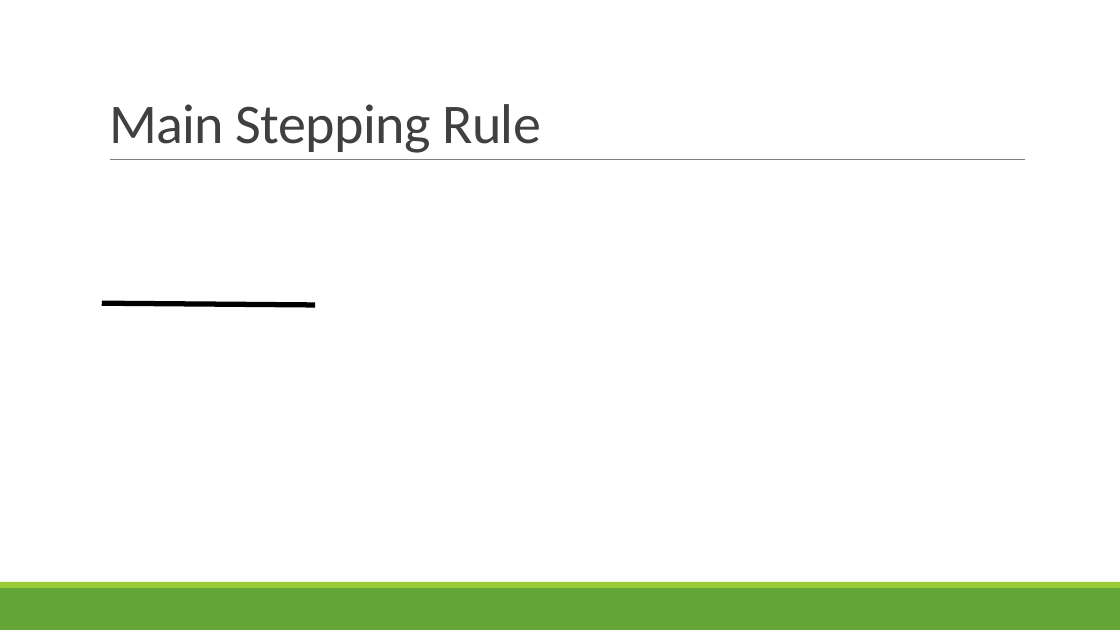
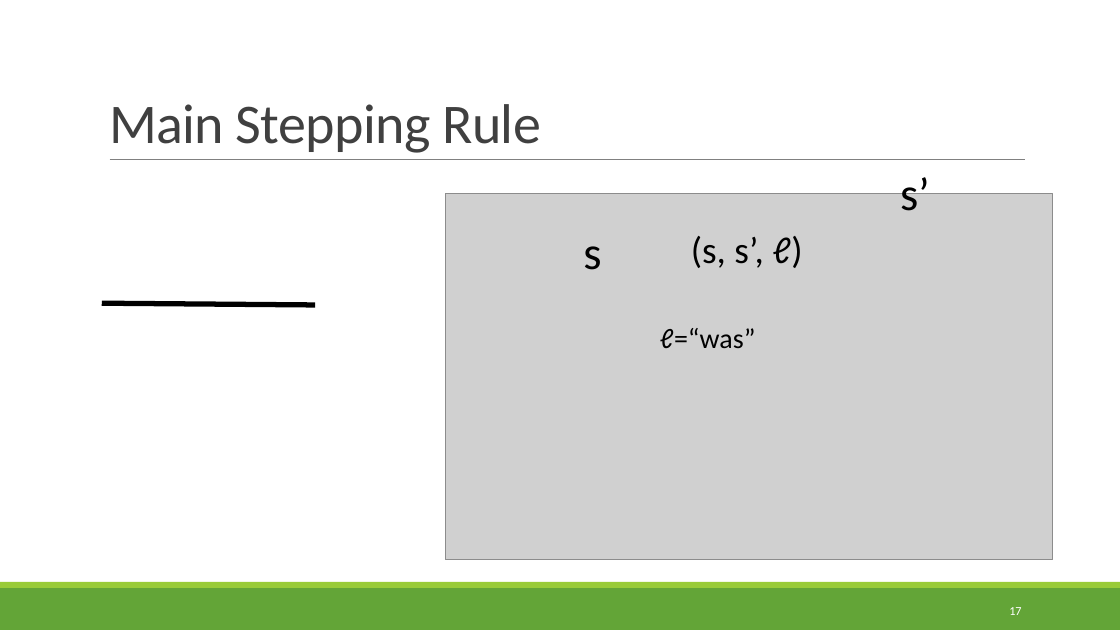
Before and after one commit to rbohrer/pl-course, a slide deck: slide 17 of LectureSlides/12Play.pptx (slide 14 before the commit). Drawn at 1120x630 pixels with LibreOffice and Linux fonts; fonts in the diff are those of the drawing; grey boxes stand for pictures. Boxes give left, top, right and bottom in pixels: in the first picture for what was removed or moved away, otherwise in the second. Text is boxed around its words. In the diff, an @@ line names an element or a change of style, - is before the commit and + after.

```diff
--- a/LectureSlides/12Play.pptx
+++ b/LectureSlides/12Play.pptx
@@ text added at [900, 171, 930, 211], 40 pt, text #000000 @@
+s’
@@ picture added at [445, 193, 1053, 560] @@
@@ text added at [691, 236, 803, 268], 32 pt, text #000000 @@
+(s, s’, ℓ)
@@ text added at [583, 246, 601, 270], 40 pt, text #000000 @@
+s
@@ text added at [660, 328, 755, 348], 24 pt, text #000000 @@
+ℓ=“was”
@@ page number added at [1009, 607, 1021, 615], 10.5 pt, text #FFFFFF @@
+17
```
Also in this commit, not shown: 35 other slides changed, 4 slides added.
